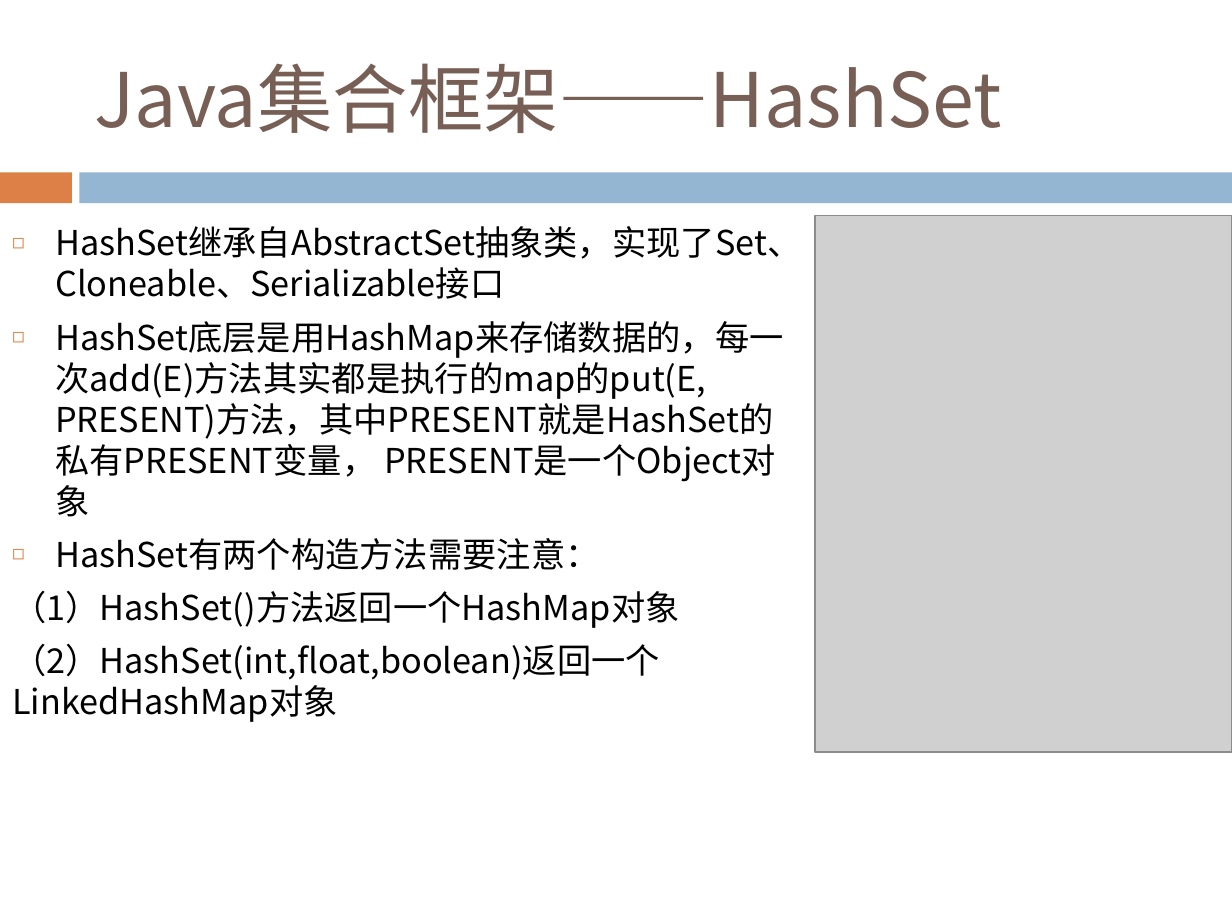
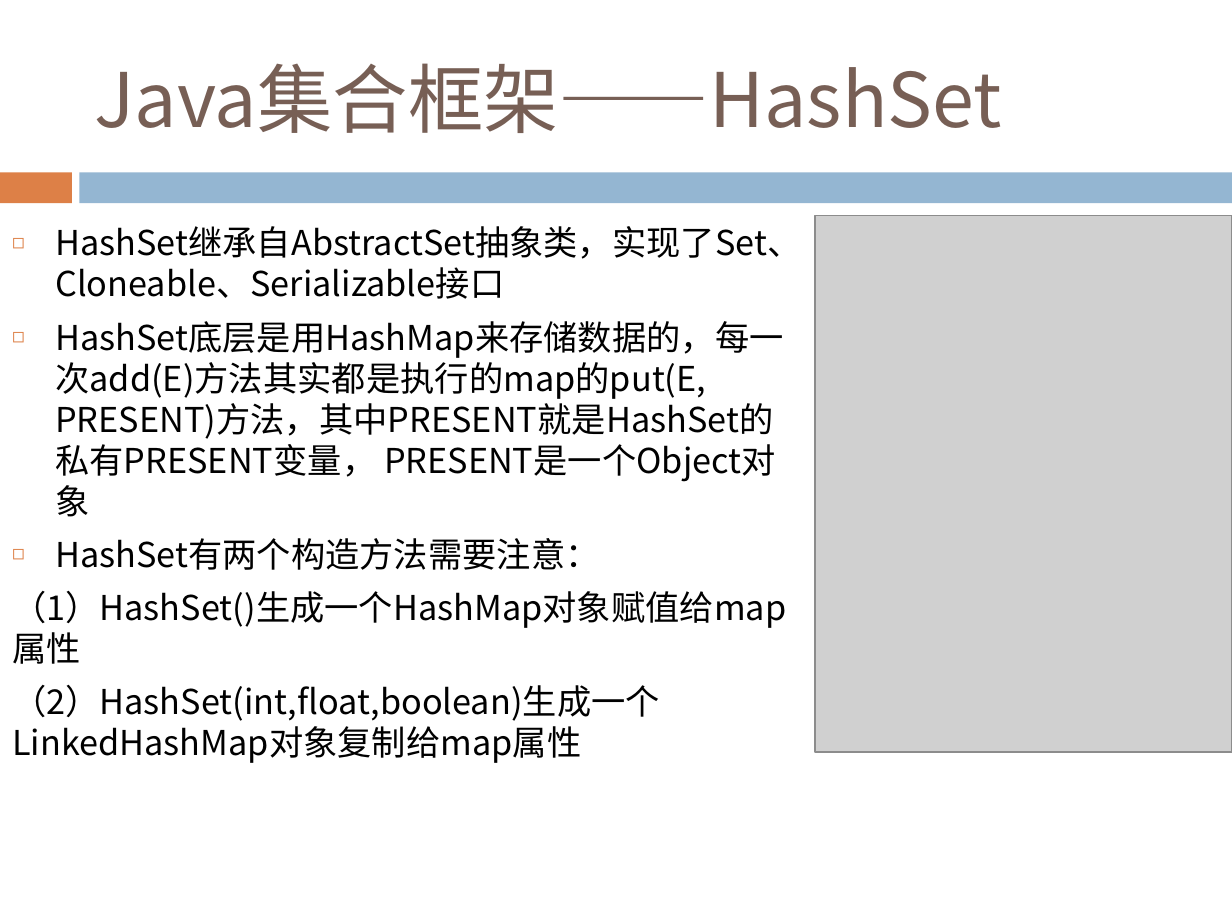
Before and after one commit to Costriod/study, a slide deck: slide 69 of Java基础.pptx. Drawn at 1232x924 pixels with LibreOffice and Linux fonts; fonts in the diff are those of the drawing; grey boxes stand for pictures. Boxes give left, top, right and bottom in pixels: in the first picture for what was removed or moved away, otherwise in the second. Text is boxed around its words. In the diff, an @@ line names an element or a change of style, - is before the commit and + after.

```diff
--- a/Java基础.pptx
+++ b/Java基础.pptx
@@ text at [12, 591, 786, 763]: text changed @@
-（1）HashSet()方法返回一个HashMap对象
-（2）HashSet(int,float,boolean)返回一个LinkedHashMap对象
+（1）HashSet()生成一个HashMap对象赋值给map属性
+（2）HashSet(int,float,boolean)生成一个LinkedHashMap对象复制给map属性
```
Also in this commit, not shown: 5 other slides changed.
